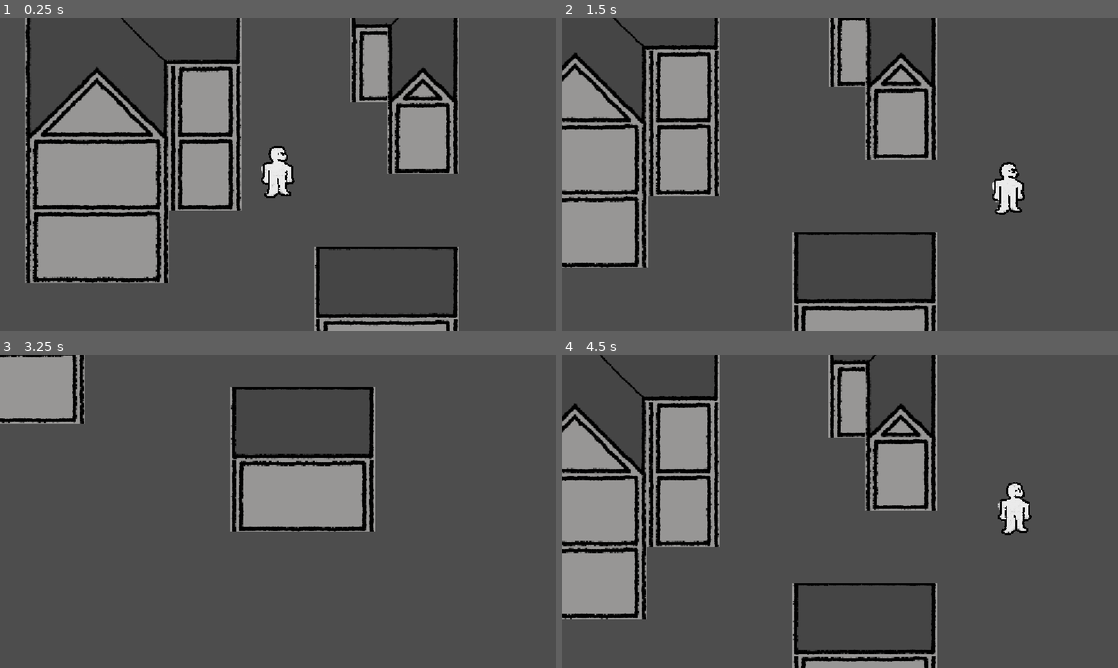
Above: before the commit, frames 1-4 (two rows, left to right).
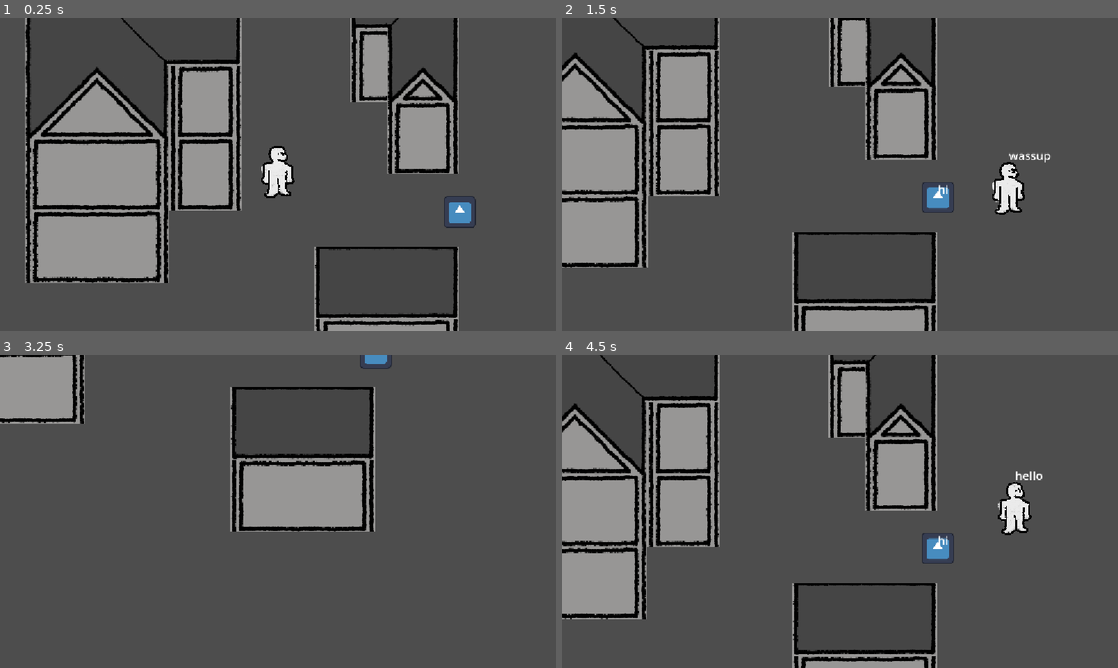
Above: after the commit, the same moments.

Repository: bobthefroog/ogpcpjlk
Game: Godot game, scene res://main.tscn
Two runs of this game, one before a commit and one after it. Both use one fixed random seed, a clock stepped at 60 frames per second and the inputs below. The engine's default icon, where the game draws it, is replaced by a stand-in: a white triangle on a blue panel in a dark square.
Inputs (mouse positions are in pixels of both pictures, inside the frame that each line leads up to):
- Up to frame 1 (0.25 s): no input
- Up to frame 2 (1.5 s): tap Enter at 0.5 s; move the mouse to (962, 158) at 0.52 s; hold D (right) 0.53-1.28 s; click (962, 158) at 0.6 s; move the mouse to (728, 190) at 1.27 s; hold S (down) from 1.28 s (still down); click (728, 190) at 1.35 s
- Up to frame 3 (3.25 s): move the mouse to (333, 442) at 2.02 s; release S (down) at 2.03 s; hold D (right) 2.03-2.78 s; click (333, 442) at 2.1 s; move the mouse to (250, 574) at 2.77 s; hold W (up) from 2.78 s (still down); click (250, 574) at 2.85 s
- Up to frame 4 (4.5 s): move the mouse to (1006, 558) at 3.52 s; release W (up) at 3.53 s; hold A (left) from 3.53 s (still down); click (1006, 558) at 3.6 s; move the mouse to (673, 464) at 4.27 s; click (673, 464) at 4.35 s

The runs differ from the first frame. In frame 1, 0.3% of the frame differs, in the area x 79-86%, y 56-68%; in frame 2, 0.4%, in the area x 64-88%, y 43-63%; in frame 3, 0.1%; in frame 4, 0.4%.

Commit message:
talk
speak bubbles for npc and player

Diff:
--- /dev/null
+++ b/global.gd
@@ -0,0 +1,12 @@
+extends Node
+
+var iconv = 0
+
+# Called when the node enters the scene tree for the first time.
+func _ready() -> void:
+	pass # Replace with function body.
+
+
+# Called every frame. 'delta' is the elapsed time since the previous frame.
+func _process(delta: float) -> void:
+	pass
--- a/main.tscn
+++ b/main.tscn
@@ -5,6 +5,9 @@
 [ext_resource type="PackedScene" uid="uid://dqu1fgmwtpdxr" path="res://ptalk.tscn" id="3_1bvp3"]
 [ext_resource type="PackedScene" uid="uid://6we7bvbaucve" path="res://testarea.tscn" id="3_h2yge"]
 [ext_resource type="Script" uid="uid://do3g7wsdcb0jo" path="res://ptalk.gd" id="4_lquwl"]
+[ext_resource type="Texture2D" uid="uid://cjmf7y1u07qik" path="res://icon.svg" id="6_7mycd"]
+[ext_resource type="PackedScene" uid="uid://dapghmd2fnxlt" path="res://npctalk.tscn" id="7_272bh"]
+[ext_resource type="Script" uid="uid://1f15eosmrv3s" path="res://npctalk.gd" id="8_5vw27"]
 
 [sub_resource type="CircleShape2D" id="CircleShape2D_msgtk"]
 radius = 144.36066
@@ -31,11 +34,24 @@
 
 [node name="testarea" parent="." unique_id=450002822 instance=ExtResource("3_h2yge")]
 
-[node name="Area2D" type="Area2D" parent="." unique_id=1059738396]
-position = Vector2(256, 77)
+[node name="conv1" type="Area2D" parent="." unique_id=1059738396]
+position = Vector2(251, 52)
 
-[node name="CollisionShape2D" type="CollisionShape2D" parent="Area2D" unique_id=1143368669]
+[node name="CollisionShape2D" type="CollisionShape2D" parent="conv1" unique_id=1143368669]
 shape = SubResource("CircleShape2D_msgtk")
 
-[connection signal="body_entered" from="Area2D" to="Player" method="_on_area_2d_body_entered"]
-[connection signal="body_entered" from="Area2D" to="Player/Ptalk" method="_on_area_2d_body_entered"]
+[node name="Sprite2D" type="Sprite2D" parent="conv1" unique_id=325052318]
+position = Vector2(-1.1920929e-07, -1.9073486e-06)
+scale = Vector2(0.34375, 0.34375)
+texture = ExtResource("6_7mycd")
+
+[node name="npctalk" parent="conv1" unique_id=1109226562 instance=ExtResource("7_272bh")]
+scale = Vector2(0.5, 0.5)
+script = ExtResource("8_5vw27")
+
+[node name="talktimer" type="Timer" parent="." unique_id=2017064057]
+one_shot = true
+
+[connection signal="body_entered" from="conv1" to="conv1/npctalk" method="_on_conv_1_body_entered"]
+[connection signal="body_exited" from="conv1" to="conv1/npctalk" method="_on_conv_1_body_exited"]
+[connection signal="timeout" from="talktimer" to="conv1/npctalk" method="_on_talktimer_timeout"]
--- /dev/null
+++ b/npctalk.gd
@@ -0,0 +1,37 @@
+extends Node2D
+
+var speak = 0
+var conv1 = ["hi", "yup", "edwyzytwdt"]
+
+@onready var timer = get_parent().get_parent().get_node("talktimer")
+# Called when the node enters the scene tree for the first time.
+func _ready() -> void:
+	$Label.text = ""
+	speak = 0
+# Called every frame. 'delta' is the elapsed time since the previous frame.
+func _process(delta: float) -> void:
+	if Global.iconv == 1:
+		$Label.text = conv1[speak]
+		if Input.is_action_just_pressed("TalkNext"):
+			if speak < (len(conv1)-1):
+				timer.start()
+				#try to find out how to add timer timeout in this part
+				if timer.is_stopped():
+					speak += 1
+			else:
+				$Label.text = ""
+				speak = 0
+				Global.iconv = 0
+	else:
+		$Label.text = ""
+		speak = 0
+
+func _on_conv_1_body_entered(body: Node2D) -> void:
+	Global.iconv = 1
+
+func _on_conv_1_body_exited(body: Node2D) -> void:
+	Global.iconv = 0
+
+
+func _on_talktimer_timeout() -> void:
+	print("rhdgiryudghruidhg")
--- /dev/null
+++ b/npctalk.tscn
@@ -0,0 +1,14 @@
+[gd_scene format=3 uid="uid://dapghmd2fnxlt"]
+
+[sub_resource type="LabelSettings" id="LabelSettings_wca5u"]
+font_size = 32
+
+[node name="npctalk" type="Node2D" unique_id=1109226562]
+
+[node name="Label" type="Label" parent="." unique_id=1135763388]
+offset_top = -292.0
+offset_right = 260.0
+text = "dghruid rdgrdgrd grdg rdgg rgrdgg yj zcxz cdfff"
+label_settings = SubResource("LabelSettings_wca5u")
+vertical_alignment = 2
+autowrap_mode = 2
--- a/project.godot
+++ b/project.godot
@@ -14,6 +14,10 @@
 run/main_scene="uid://c0gb1ipk46sva"
 config/features=PackedStringArray("4.7", "Forward Plus")
 config/icon="res://icon.svg"
+
+[autoload]
+
+Global="*uid://kwq810il601v"
 
 [display]
 
--- a/ptalk.gd
+++ b/ptalk.gd
@@ -1,6 +1,5 @@
 extends Node2D
 
-var iconv = 0
 var speak = 0
 var conv1 = ["hello", "wassup", "dxgfhnz"]
 
@@ -12,7 +11,7 @@
 
 # Called every frame. 'delta' is the elapsed time since the previous frame.
 func _process(delta: float) -> void:
-	if iconv == 1:
+	if Global.iconv == 1:
 		$Label.text = conv1[speak]
 		if Input.is_action_just_pressed("TalkNext"):
 			if speak < (len(conv1)-1):
@@ -20,13 +19,7 @@
 			else:
 				$Label.text = ""
 				speak = 0
-				iconv = 0
+				Global.iconv = 0
 	else:
 		$Label.text = ""
 		speak = 0
-
-func _on_conv_1_body_entered(body: Node2D) -> void:
-	iconv = 1
-
-func _on_conv_1_body_exited(body: Node2D) -> void:
-	iconv = 0
--- a/ptalk.tscn
+++ b/ptalk.tscn
@@ -6,7 +6,7 @@
 [node name="Ptalk" type="Node2D" unique_id=1043364333]
 
 [node name="Label" type="Label" parent="." unique_id=824755128]
-offset_top = -189.0
+offset_top = -318.0
 offset_right = 260.0
 text = "
 "
Not shown, added: global.gd.uid
Not shown, added: npctalk.gd.uid
